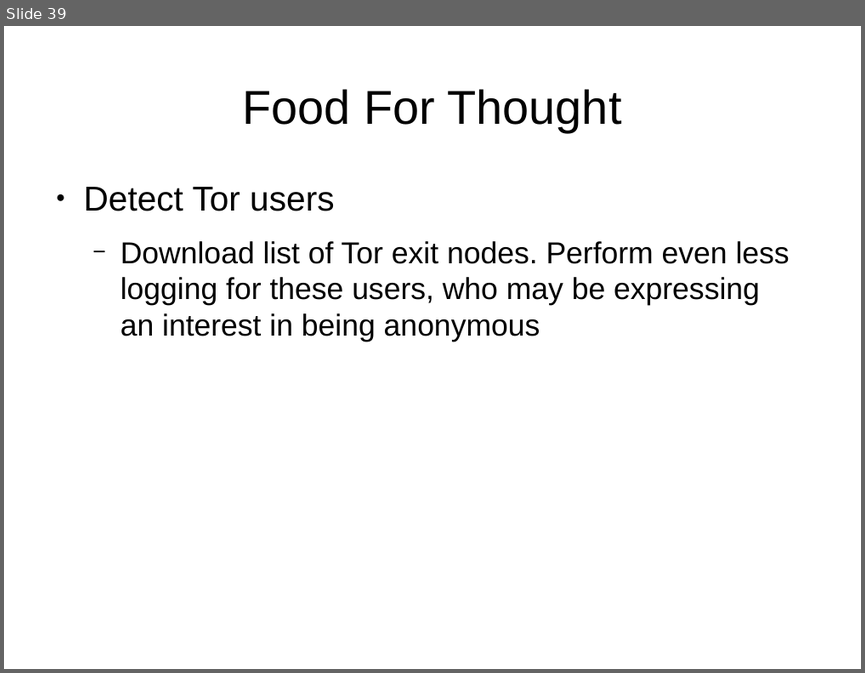
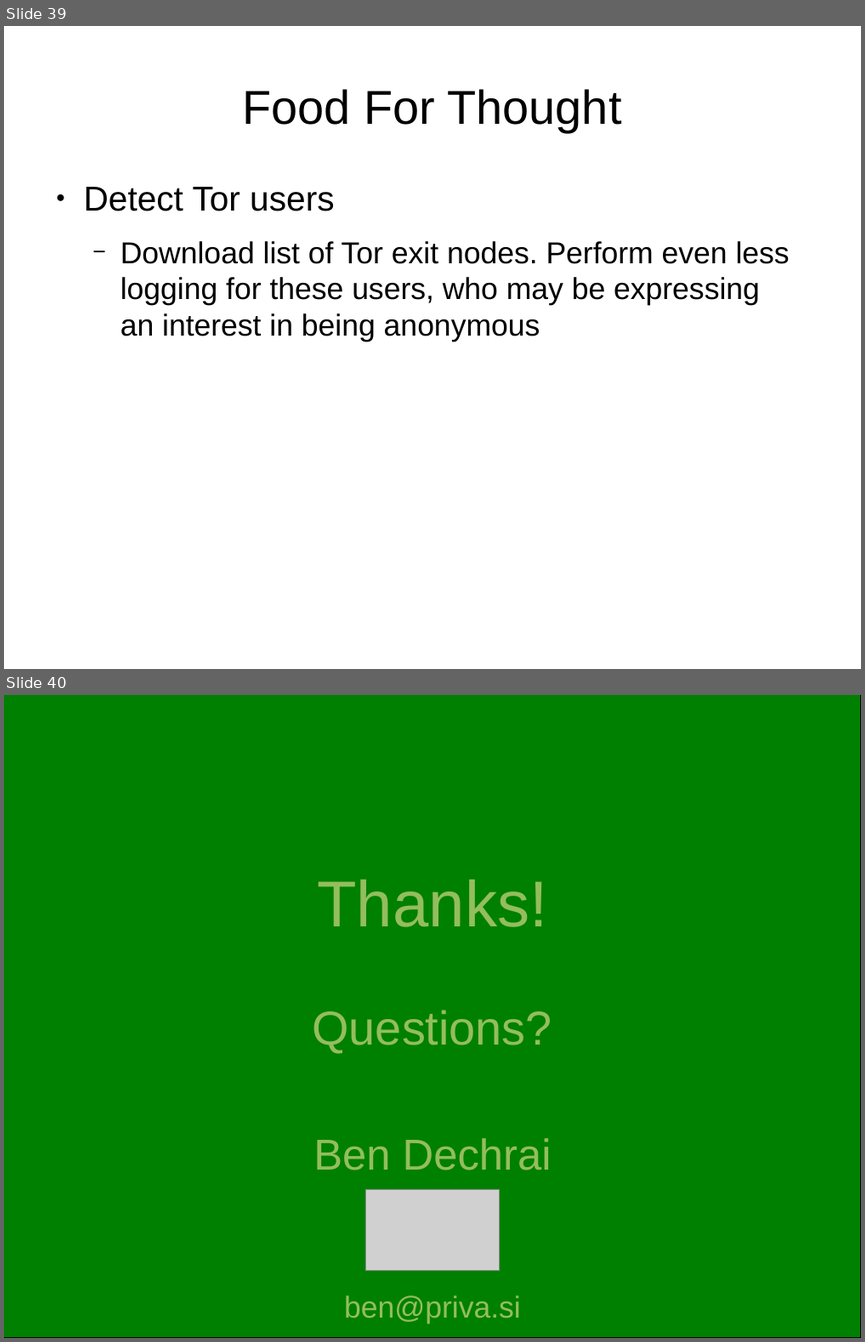
Before and after one commit to bendechrai/preso-security-privacy-anonymity, a slide deck: security-privacy-anonymity.odp. Shown one above the other, each under a label of ours: slide 39 before the commit, slides 39 and 40 after it. The pictures are 865x673 and 865x1342 pixels, drawn with LibreOffice and Linux fonts; fonts in the diff are those of the drawing; grey boxes stand for pictures; background and template pictures are left out. Boxes give left, top, right and bottom in pixels: in the first picture for what was removed or moved away, otherwise in the second. Text is boxed around its words. In the diff, an @@ line names an element or a change of style, - is before the commit and + after.

```diff
--- a/security-privacy-anonymity.odp
+++ b/security-privacy-anonymity.odp
@@ slide 40 added at (x1=4, y1=695, x2=861, y2=1338), background #FFFFFF @@
@@ rectangle added at (x1=4, y1=695, x2=861, y2=1338), fill #008000, outline #000000 0 pt @@
@@ title added at (x1=312, y1=879, x2=551, y2=1323), 28 pt, text #94BD5E @@
+Thanks!
+Questions?
+Ben Dechrai
+ben@priva.si
@@ picture added at (x1=365, y1=1190, x2=500, y2=1270) @@
```
Also in this commit, not shown: 2 slides changed.
